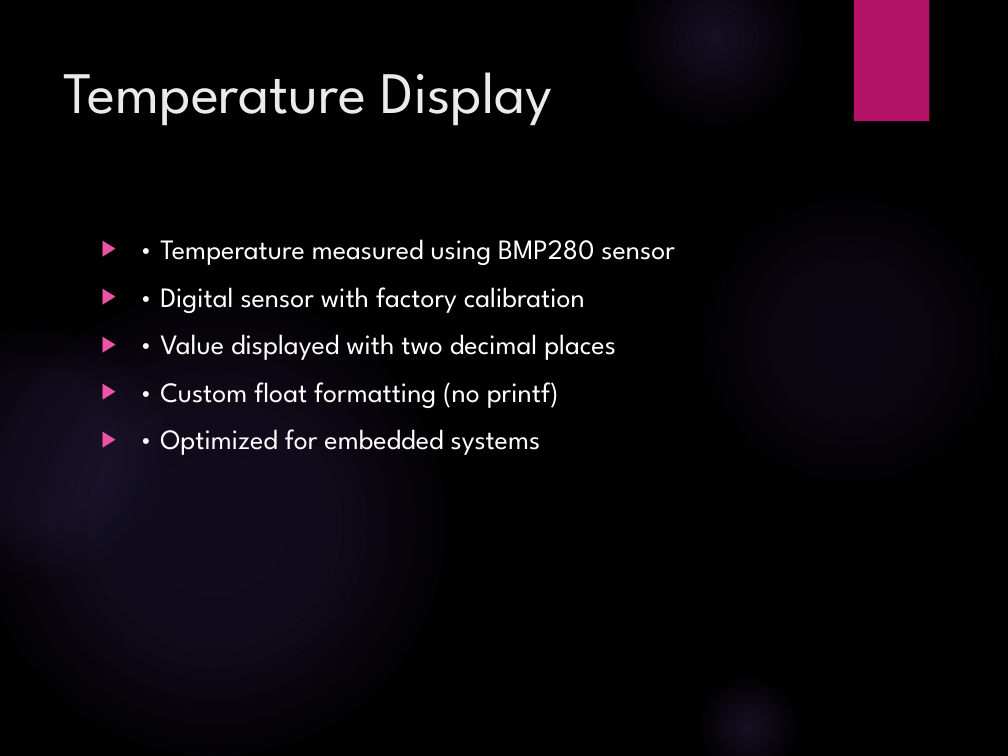
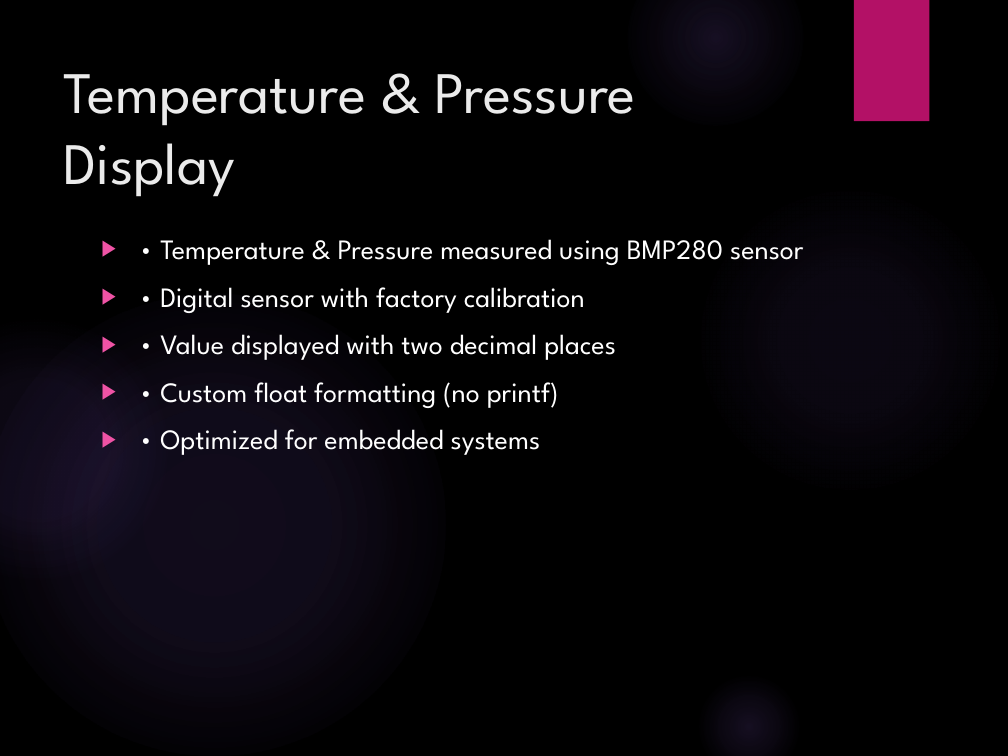
Before and after one commit to gsmanees/Embedded_Systems, a slide deck: slide 7 of AVR/Mini Project - Clock with room temperature & Pressure/watch_temp_pressure/RTC_Watch_Project_BMP280.pptx. Drawn at 1008x756 pixels with LibreOffice and Linux fonts; fonts in the diff are those of the drawing; background and template pictures are left out. Boxes give left, top, right and bottom in pixels: in the first picture for what was removed or moved away, otherwise in the second. Text is boxed around its words. In the diff, an @@ line names an element or a change of style, - is before the commit and + after.

```diff
--- a/AVR/Mini Project - Clock with room temperature & Pressure/watch_temp_pressure/RTC_Watch_Project_BMP280.pptx
+++ b/AVR/Mini Project - Clock with room temperature & Pressure/watch_temp_pressure/RTC_Watch_Project_BMP280.pptx
@@ title at (x1=63, y1=74, x2=636, y2=197): text changed @@
-Temperature Display
+Temperature & Pressure Display
@@ text at (x1=160, y1=239, x2=803, y2=265): text changed @@
-▶ • Temperature measured using BMP280 sensor
+▶ • Temperature & Pressure measured using BMP280 sensor
```
Also in this commit, not shown: 3 other slides changed, 1 slide removed, 3 other files.
